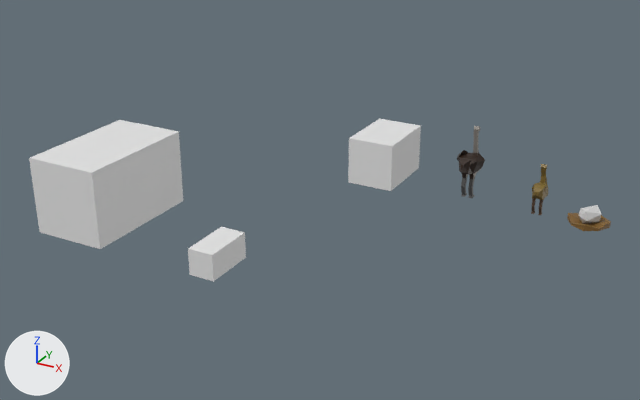
Before and after pictures for a commit that changed the Blender file stuff/Animals/Ostrich/Model/Ostrich.blend.
One viewpoint serves both versions: a camera (50 mm lens) standing at (12.9, -31.4, 14.6) and looking at (-2.1, -4.1, 0.9). Lighting does not change. The marker at lower left points along +X, +Y and +Z.

The first picture shows 'Big', 'Ostrich Adult', 'Ostrich Nest', 'Small', 'Very Small'.
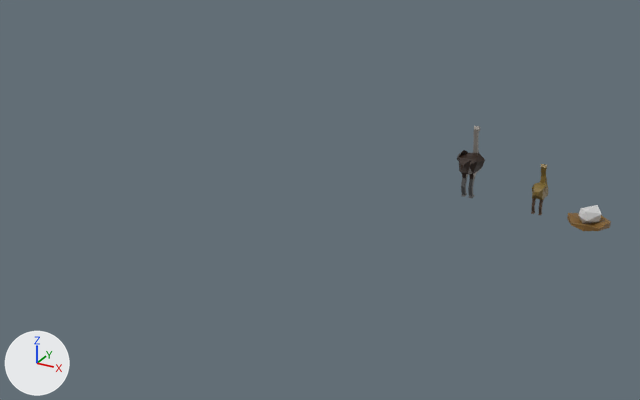
What the commit changed:
Object 'Small' (ob_small) is deleted.
Object 'Very Small' (ob_very_small) is deleted.
Object 'Big' (ob_big) is deleted.

Changed parts and their boxes (x1, y1, x2, y2) in the pictures (640 x 400 px):
'Big', deleted: before (29, 120, 183, 249)
'Small', deleted: before (348, 119, 421, 191)
'Very Small', deleted: before (188, 227, 246, 281)
